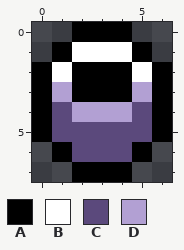
A pixel-art file gets an edit: assets/sprites/projects/basket.aseprite. Above is the file before it was changed.
7x8 pixels, 1 frame.
Visible layers, top first: "Layer 2" colour, "Layer 1".
Palette (. is transparent): A #000000  B #ffffff  C #5b497c  D #b2a0d3
Pixels before, first column x 0:
0 ..AAA..
1 .ABBBA.
2 ABAAABA
3 ADAAADA
4 ACDDDCA
5 ACCCCCA
6 .ACCCA.
7 ..AAA..
Now the later version:
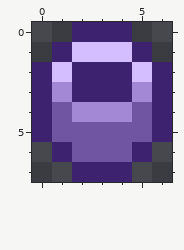
Difference:
colour A: #000000 -> #3d236f
colour B: #ffffff -> #d4beff
colour C: #5b497c -> #7056a2
colour D: #b2a0d3 -> #a389d5
Pixel boxes of the changes (left, top, right, bottom) in both pictures:
changed: (32, 22, 172, 182)
